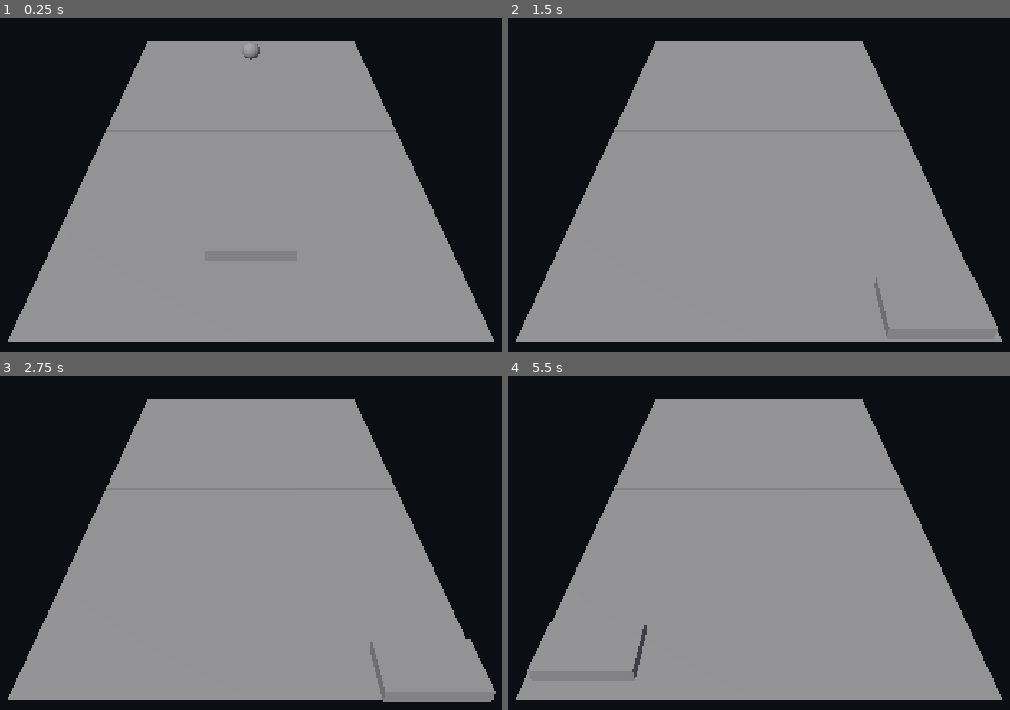
Above: before the commit, frames 1-4 (two rows, left to right).
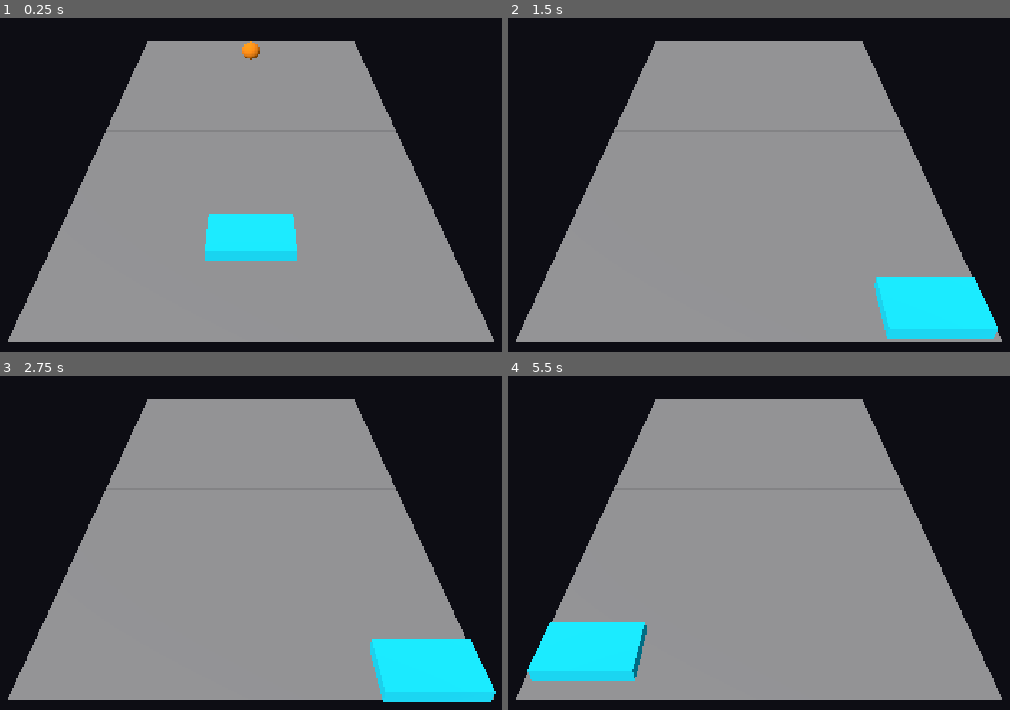
Above: after the commit, the same moments.

Repository: konserva93/galaxy-pong-2
Game: Godot game, scene res://scenes/Main.tscn
Same seed, same stepped clock (60 frames per second), same inputs: the game is played once before the commit and once after it.
Inputs (mouse positions are in pixels of both pictures, inside the frame that each line leads up to):
- Up to frame 1 (0.25 s): no input
- Up to frame 2 (1.5 s): move the mouse to (934, 108) at 0.52 s; hold D (move_right) 0.53-1.28 s; tap Enter at 1.25 s; move the mouse to (598, 154) at 1.27 s; hold S (move_back) from 1.28 s (still down)
- Up to frame 3 (2.75 s): tap Space at 2 s; move the mouse to (331, 389) at 2.02 s; release S (move_back) at 2.03 s; hold D (move_right) from 2.03 s (still down)
- Up to frame 4 (5.5 s): tap Enter at 2.75, 5 s; move the mouse to (718, 579) at 2.77 s; release D (move_right) at 2.78 s; hold W (move_forward) 2.78-3.53 s; tap Space at 3.5 s; move the mouse to (999, 556) at 3.52 s; hold A (move_left) 3.53-5.03 s; move the mouse to (518, 422) at 4.27 s; move the mouse to (799, 489) at 5.02 s; hold S (move_back) from 5.03 s (still down)

The runs differ from the first frame. In frame 1, 2.6% of the frame differs, in the area x 40-60%, y 6-73%; in frame 2, 4.0%; in frame 3, 4.1%, in the area x 73-99%, y 78-98%; in frame 4, 3.7%.

Commit message:
chore: add temporary colors to ball and player paddle
Plain StandardMaterial3D albedo colors (cyan paddle, orange ball) so
the greybox placeholders are easy to tell apart during playtesting.
Not the final neon materials from stage 6 -- just enough contrast
for now.

Diff:
--- a/scenes/Ball.tscn
+++ b/scenes/Ball.tscn
@@ -1,8 +1,12 @@
-[gd_scene load_steps=4 format=3]
+[gd_scene load_steps=5 format=3]
 
 [ext_resource type="Script" path="res://scripts/ball.gd" id="1_ball"]
 
+[sub_resource type="StandardMaterial3D" id="StandardMaterial3D_ball"]
+albedo_color = Color(1, 0.55, 0, 1)
+
 [sub_resource type="SphereMesh" id="SphereMesh_ball"]
+material = SubResource("StandardMaterial3D_ball")
 radius = 0.3
 height = 0.6
 
--- a/scenes/PlayerPaddle.tscn
+++ b/scenes/PlayerPaddle.tscn
@@ -1,8 +1,12 @@
-[gd_scene load_steps=4 format=3]
+[gd_scene load_steps=5 format=3]
 
 [ext_resource type="Script" path="res://scripts/paddle_player.gd" id="1_paddle"]
 
+[sub_resource type="StandardMaterial3D" id="StandardMaterial3D_paddle"]
+albedo_color = Color(0, 0.9, 1, 1)
+
 [sub_resource type="BoxMesh" id="BoxMesh_paddle"]
+material = SubResource("StandardMaterial3D_paddle")
 size = Vector3(2, 0.3, 1.2)
 
 [sub_resource type="BoxShape3D" id="BoxShape3D_paddle"]
